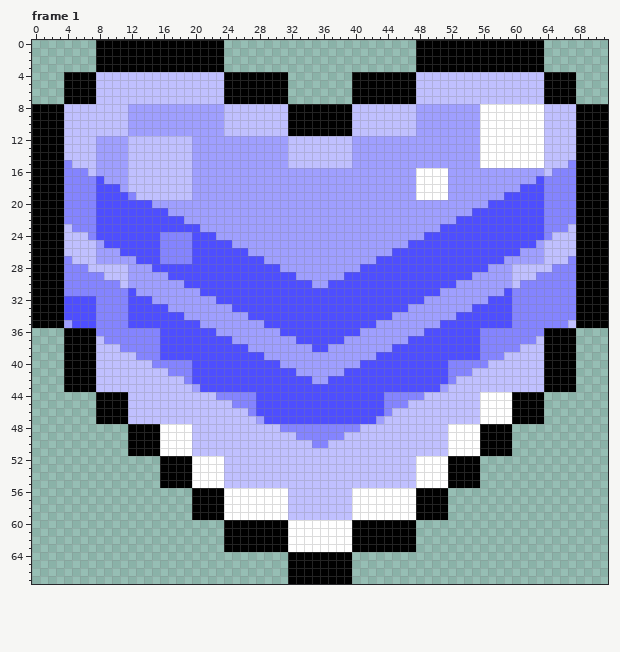
Edited in one commit: pixel-art file (Template (28 frames).aseprite). The picture above was drawn from the file before the commit.
72x68 pixels, 28 frames. Colours within 5 levels of each other are drawn and written as one. Shown: frame 1. The commit also changed other frames, which this record leaves out.
The result:
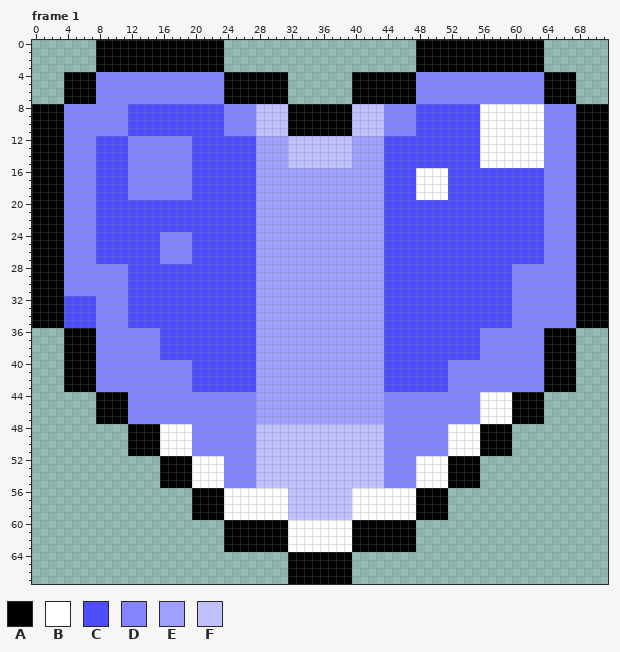
Palette (. is transparent): A #000000  B #ffffff  C #4e4eff  D #8484ff  E #9f9fff  F #c0c0ff
Edits made:
layer "Vertical Stripes/3 Stripes Alt" now shown
Changed rows in their new state; - is an unchanged pixel.
Frame 1, layer "Vertical Stripes/3 Stripes Alt":
first column x 4:
 4 ----DDDDDDDDDDDDDDDD------------------------DDDDDDDDDDDDDDDD----
 5 ----DDDDDDDDDDDDDDDD------------------------DDDDDDDDDDDDDDDD----
 6 ----DDDDDDDDDDDDDDDD------------------------DDDDDDDDDDDDDDDD----
 7 ----DDDDDDDDDDDDDDDD------------------------DDDDDDDDDDDDDDDD----
 8 DDDDDDDDCCCCCCCCCCCCDDDD----------------DDDDCCCCCCCC--------DDDD
 9 DDDDDDDDCCCCCCCCCCCCDDDD----------------DDDDCCCCCCCC--------DDDD
10 DDDDDDDDCCCCCCCCCCCCDDDD----------------DDDDCCCCCCCC--------DDDD
11 DDDDDDDDCCCCCCCCCCCCDDDD----------------DDDDCCCCCCCC--------DDDD
12 DDDDCCCCDDDDDDDDCCCCCCCC----------------CCCCCCCCCCCC--------DDDD
13 DDDDCCCCDDDDDDDDCCCCCCCC----------------CCCCCCCCCCCC--------DDDD
14 DDDDCCCCDDDDDDDDCCCCCCCC----------------CCCCCCCCCCCC--------DDDD
15 -DDDCCCCDDDDDDDDCCCCCCCC----------------CCCCCCCCCCCC--------DDD-
16 ---DCCCCDDDDDDDDCCCCCCCC----------------CCCC----CCCCCCCCCCCCD---
17 -----CCCDDDDDDDDCCCCCCCC----------------CCCC----CCCCCCCCCCC-----
18 -------CDDDDDDDDCCCCCCCC----------------CCCC----CCCCCCCCC-------
19 ---------DDDDDDDCCCCCCCC----------------CCCC----CCCCCCC---------
20 -----------CCCCCCCCCCCCC----------------CCCCCCCCCCCCC-----------
21 -------------CCCCCCCCCCC----------------CCCCCCCCCCC-------------
22 ---------------CCCCCCCCC----------------CCCCCCCCC---------------
23 D----------------CCCCCCC----------------CCCCCCC----------------D
24 DDD----------------CCCCC----------------CCCCC----------------DDD
25 DDDDC----------------CCC----------------CCC----------------CDDDD
26 DDDDCCC----------------C----------------C----------------CCCDDDD
27 -DDDCCCCC---------------E--------------E---------------CCCCCDDD-
28 ---DDDDDCCC-------------EEE----------EEE-------------CCCDDDDD---
29 -----DDDCCCCC-----------EEEEE------EEEEE-----------CCCCCDDD-----
30 -------DCCCCCCC---------EEEEEEE--EEEEEEE---------CCCCCCCD-------
31 ---------CCCCCCCC-------EEEEEEEEEEEEEEEE-------CCCCCCCC---------
32 -----------CCCCCCCC-----EEEEEEEEEEEEEEEE-----CCCCCCCC-----------
33 -------------CCCCCCCC---EEEEEEEEEEEEEEEE---CCCCCCCC-------------
34 ---------------CCCCCCCC-EEEEEEEEEEEEEEEE-CCCCCCCC---------------
35 C----------------CCCCCCC-EEEEEEEEEEEEEE-CCCCCCC----------------D
36 -------------------CCCCC---EEEEEEEEEE---CCCCC-------------------
37 ----D----------------CCC-----EEEEEE-----CCC----------------D----
38 ----DDD----------------C-------EE-------C----------------DDD----
39 ----DDDDD---------------E--------------E---------------DDDDD----
40 ----DDDDDDD-------------EEE----------EEE-------------DDDDDDD----
41 ----DDDDDDDDD-----------EEEEE------EEEEE-----------DDDDDDDDD----
42 ----DDDDDDDDDDD---------EEEEEEE--EEEEEEE---------DDDDDDDDDDD----
43 ----DDDDDDDDDDDDC-------EEEEEEEEEEEEEEEE-------CDDDDDDDDDDDD----
44 --------DDDDDDDDDDD-----EEEEEEEEEEEEEEEE-----DDDDDDD------------
45 --------DDDDDDDDDDDDD---EEEEEEEEEEEEEEEE---DDDDDDDDD------------
46 --------DDDDDDDDDDDDDDD-EEEEEEEEEEEEEEEE-DDDDDDDDDDD------------
47 --------DDDDDDDDDDDDDDDD-EEEEEEEEEEEEEE-DDDDDDDDDDDD------------
48 ----------------DDDDDDDD---FFFFFFFFFF---DDDDDDDD----------------
49 ----------------DDDDDDDD-----FFFFFF-----DDDDDDDD----------------
50 ----------------DDDDDDDD-------FF-------DDDDDDDD----------------
51 ----------------DDDDDDDD----------------DDDDDDDD----------------
52 --------------------DDDD----------------DDDD--------------------
53 --------------------DDDD----------------DDDD--------------------
54 --------------------DDDD----------------DDDD--------------------
55 --------------------DDDD----------------DDDD--------------------
Where, in picture pixels (left, top, right, bottom), the same in both pictures:
changed: (64, 72, 576, 488)
